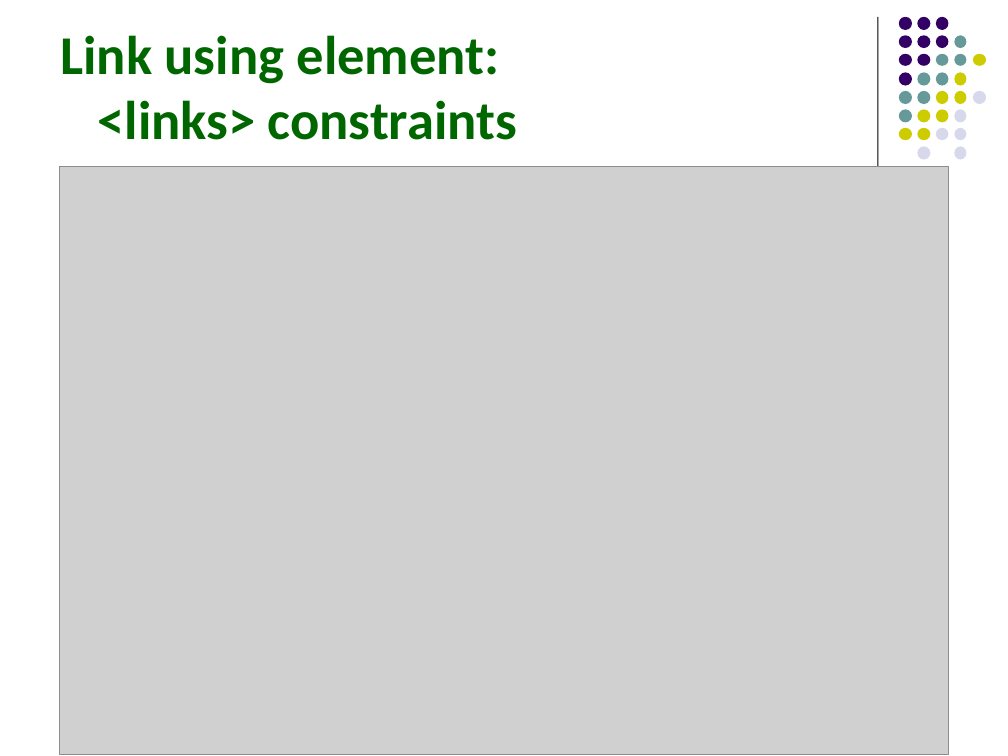
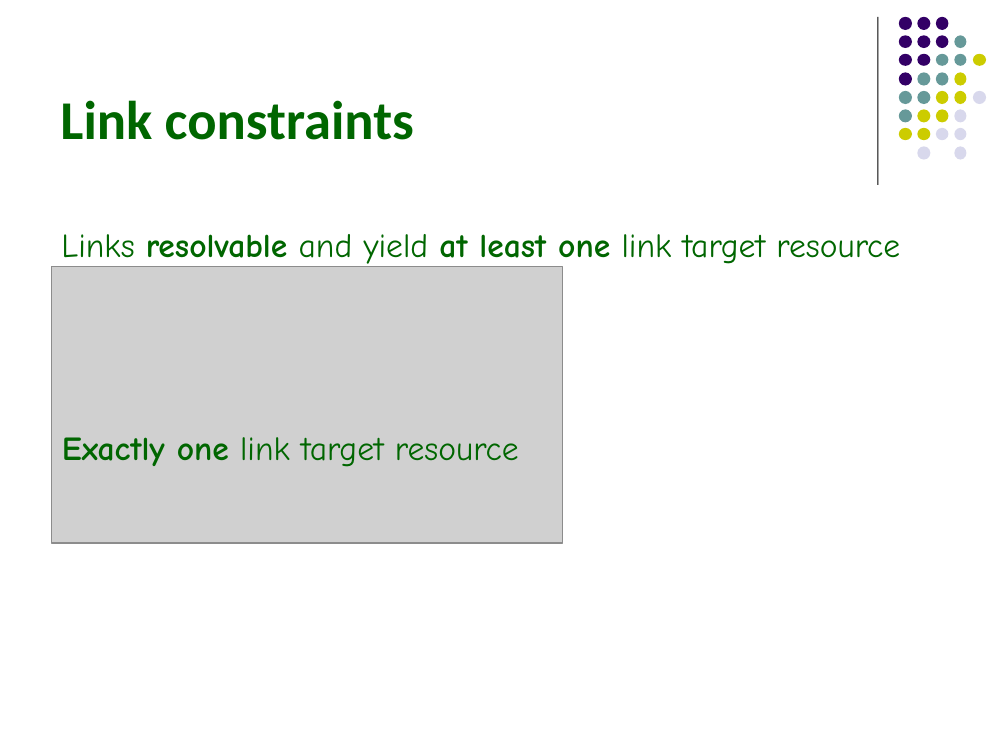
Before and after one commit to hrennau/greenfox, a slide deck: slide 20 of declarative-amsterdam-2020/an-introduction-to-greenfox/an-introduction-to-greenfox.pptx (slide 18 before the commit). Drawn at 1008x756 pixels with LibreOffice and Linux fonts; fonts in the diff are those of the drawing; grey boxes stand for pictures. Boxes give left, top, right and bottom in pixels: in the first picture for what was removed or moved away, otherwise in the second. Text is boxed around its words. In the diff, an @@ line names an element or a change of style, - is before the commit and + after.

```diff
--- a/declarative-amsterdam-2020/an-introduction-to-greenfox/an-introduction-to-greenfox.pptx
+++ b/declarative-amsterdam-2020/an-introduction-to-greenfox/an-introduction-to-greenfox.pptx
@@ title at box(60, 100, 414, 140): text changed @@
-Link using element:
-<links> constraints
+Link constraints
@@ picture removed at box(59, 166, 948, 754) @@
@@ text added at box(61, 234, 900, 268), 24 pt, text #006600 @@
+Links resolvable and yield at least one link target resource
@@ picture added at box(51, 267, 562, 543) @@
@@ text added at box(62, 437, 519, 467), 24 pt, text #006600 @@
+Exactly one link target resource
```
Also in this commit, not shown: 9 other slides changed, 5 slides added, 2 slides removed.
